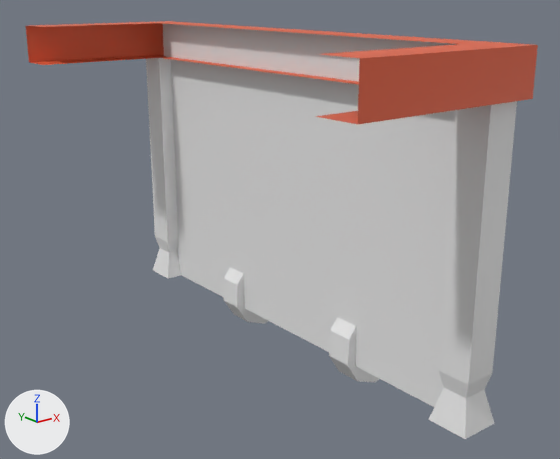
The FBX model GoldenRevenge/Assets/ArtistTesting/Models/FBX/Blocking/SM_Cabaña_1/SM_Cabaña_1_ParedPuerta.fbx as it was, and as the next commit left it.
Before and after are seen from a 50 mm camera at (-6.2, -4.59, 4.52) aimed at (-0.33, 2.74, 1.58). Every picture has the same lights, and +X, +Y and +Z are marked at lower left. Where no turn or scale is listed for an object, it has been applied to the vertices.

The first picture shows 'SM_Cabaña_1_BloqueH', 'SM_Cabaña_1_Pilar_0.75x0.75x4', 'SM_Cabaña_1_Pilar_0.75x0.75x4.002', 'Wall_6x4', 'Zocalo_6x0.5', 'troncos'.
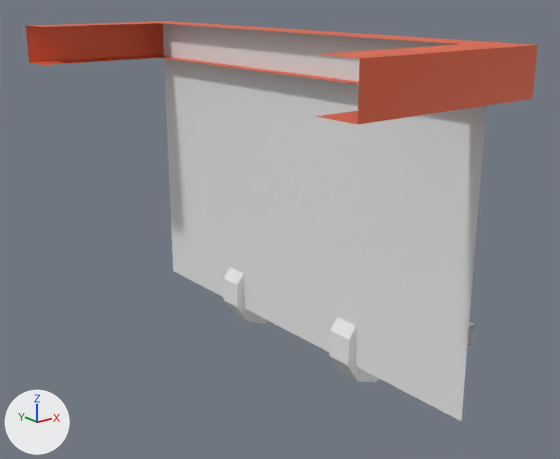
Commit message: Cabaña_12x12 y 6x6

Changed parts and their boxes (x1, y1, x2, y2) in the pictures (560 x 459 px):
```json
{"object": "SM_Cabaña_1_Pilar_0.75x0.75x4", "change": "deleted", "before": [428, 101, 517, 439]}
{"object": "SM_Cabaña_1_Pilar_0.75x0.75x4.002", "change": "deleted", "before": [146, 58, 181, 279]}
```

The change, as JSON lines over the scene's bpy script:
```json
{"op": "remove", "block": "ob_sm_cabaña_1_pilar_0_75x0_75x4_002", "code": ["ob_sm_cabaña_1_pilar_0_75x0_75x4_002 = bpy.data.objects.new('SM_Cabaña_1_Pilar_0.75x0.75x4.002', me_cube_005)", "ob_sm_cabaña_1_pilar_0_75x0_75x4_002.location = (0.0, 6.0, 0.0)"]}
{"op": "remove", "block": "ob_sm_cabaña_1_pilar_0_75x0_75x4", "code": ["ob_sm_cabaña_1_pilar_0_75x0_75x4 = bpy.data.objects.new('SM_Cabaña_1_Pilar_0.75x0.75x4', me_cube_014)", "ob_sm_cabaña_1_pilar_0_75x0_75x4.location = (0.0, 0.0, 0.0)"]}
```
